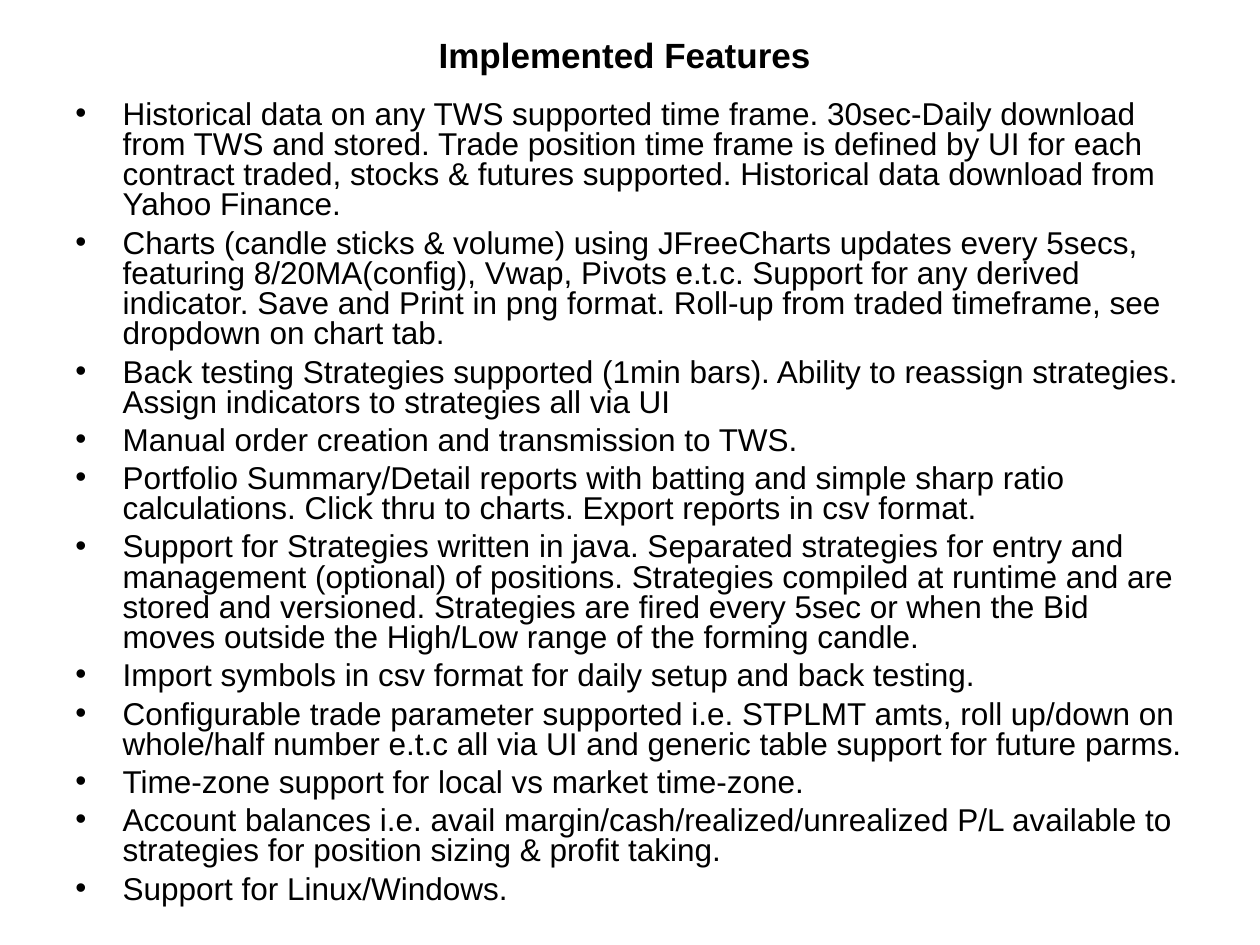
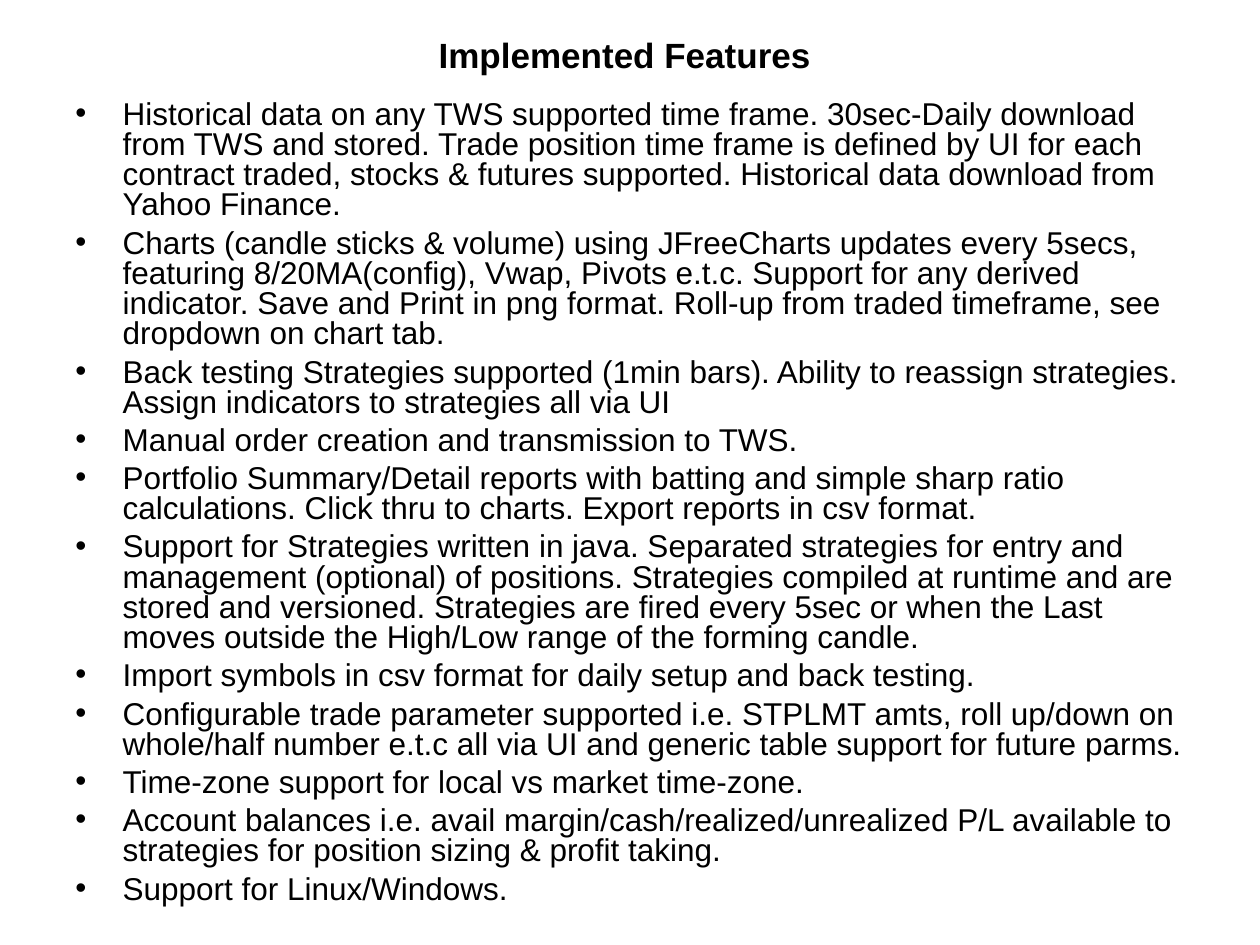
Before and after one commit to trade-manager/trade-manager, a slide deck: slide 3 of docs/Trading Day.ppt. Drawn at 1260x945 pixels with LibreOffice and Linux fonts; fonts in the diff are those of the drawing. Boxes give left, top, right and bottom in pixels: in the first picture for what was removed or moved away, otherwise in the second. Text is boxed around its words. In the diff, an @@ line names an element or a change of style, - is before the commit and + after.

```diff
--- a/docs/Trading Day.ppt
+++ b/docs/Trading Day.ppt
@@ text at bbox=[123, 534, 1173, 654]: text changed @@
-• Support for Strategies written in java. Separated strategies for entry and management (optional) of positions. Strategies compiled at runtime and are stored and versioned. Strategies are fired every 5sec or when the Bid moves outside the High/Low range of the forming candle.
+• Support for Strategies written in java. Separated strategies for entry and management (optional) of positions. Strategies compiled at runtime and are stored and versioned. Strategies are fired every 5sec or when the Last moves outside the High/Low range of the forming candle.
```
Also in this commit, not shown: 1 other slide changed, 2 other files.
